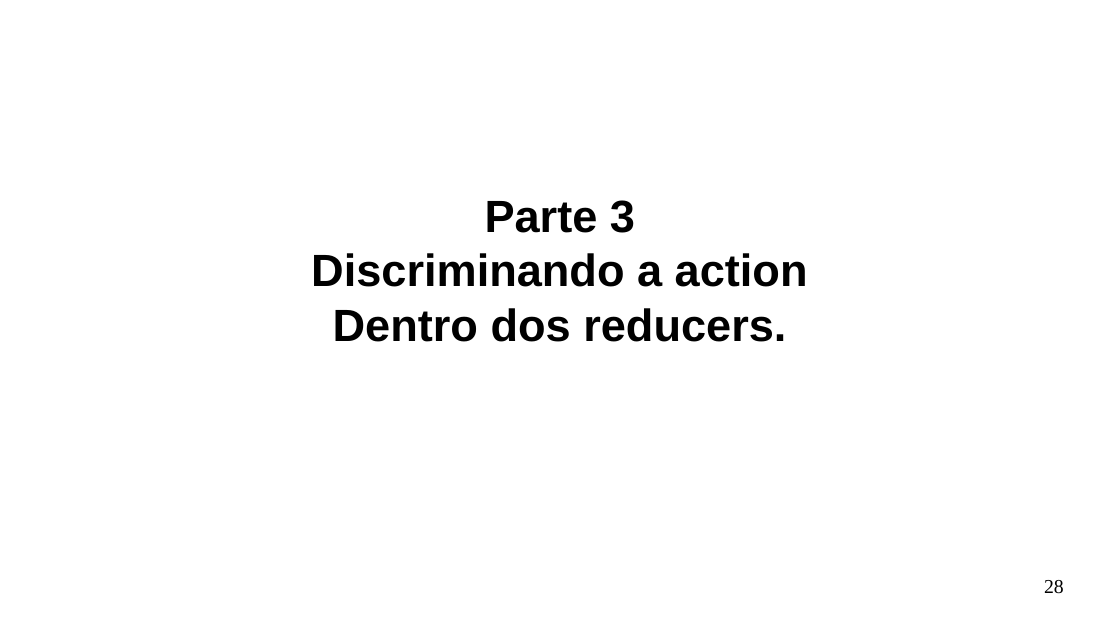
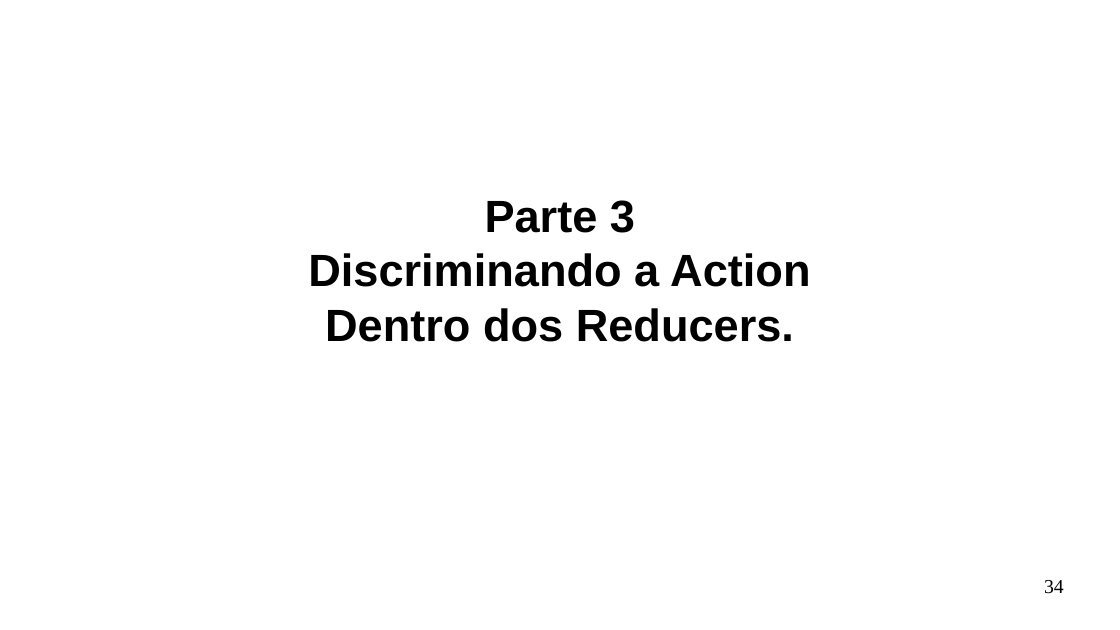
Before and after one commit to Marques-Dev/WEB_2020-1, a slide deck: slide 34 of SLIDES/aula08-redux-pokemon.odp (slide 28 before the commit). Drawn at 1120x630 pixels with LibreOffice and Linux fonts; fonts in the diff are those of the drawing. Boxes give left, top, right and bottom in pixels: in the first picture for what was removed or moved away, otherwise in the second. Text is boxed around its words. In the diff, an @@ line names an element or a change of style, - is before the commit and + after.

```diff
--- a/SLIDES/aula08-redux-pokemon.odp
+++ b/SLIDES/aula08-redux-pokemon.odp
@@ subtitle at [308, 253, 810, 342]: text changed @@
-Discriminando a action
-Dentro dos reducers.
+Discriminando a Action
+Dentro dos Reducers.
@@ page number at [1044, 580, 1064, 594]: text changed @@
-28
+34
```
Also in this commit, not shown: 7 other slides changed, 7 slides added, 1 slide removed, 3 other files.
